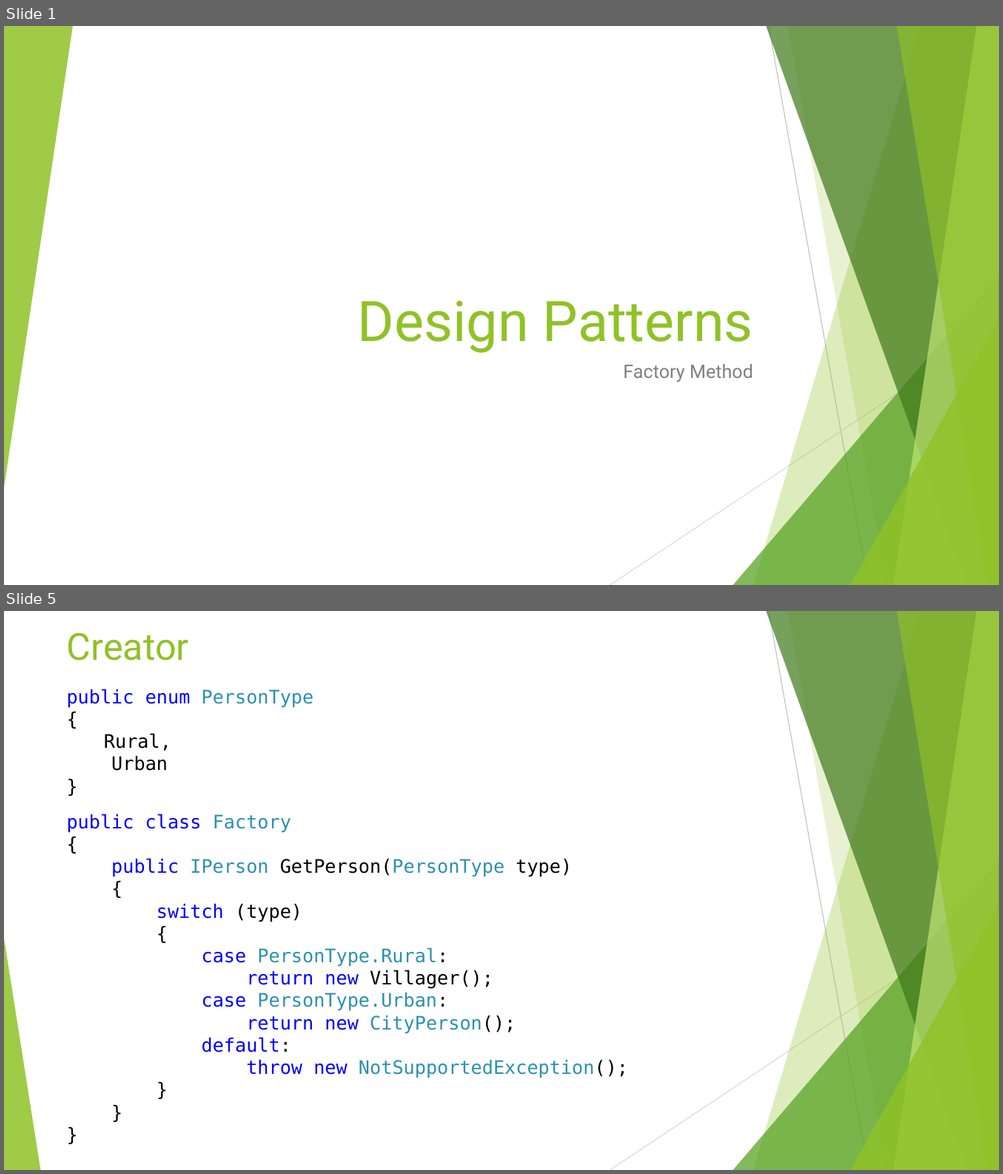
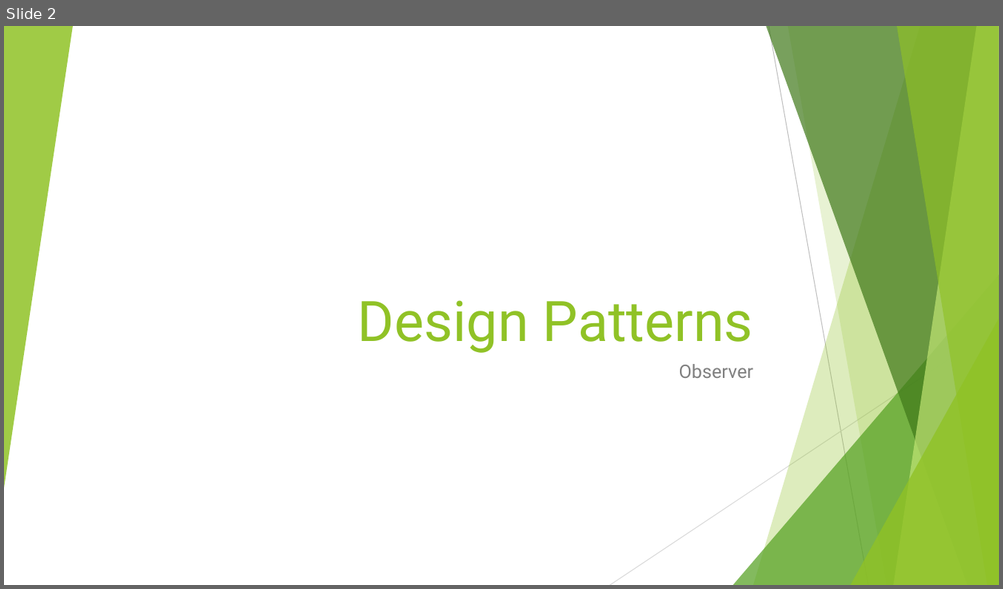
Before and after one commit to cmelende/Design-Patterns, a slide deck: Notes/Powerpoints/Observer.pptx. Shown one above the other, each under a label of ours: slides 1 and 5 before the commit, slide 2 after it; the slides between them are not shown. The pictures are 1003x1174 and 1003x589 pixels, drawn with LibreOffice and Linux fonts; fonts in the diff are those of the drawing. Boxes give left, top, right and bottom in pixels: in the first picture for what was removed or moved away, otherwise in the second. Text is boxed around its words. In the diff, an @@ line names an element or a change of style, - is before the commit and + after.

```diff
--- a/Notes/Powerpoints/Observer.pptx
+++ b/Notes/Powerpoints/Observer.pptx
@@ slide 5 removed at bbox=[4, 611, 999, 1170], background #FFFFFF; not listed: 9 template elements that a slide beside it also shows @@
@@ title removed at bbox=[67, 632, 189, 661] @@
-Creator
@@ text removed at bbox=[67, 689, 314, 771] @@
-public enum PersonType
-{
-Rural,
-Urban
-}
@@ text removed at bbox=[67, 814, 628, 1079] @@
-public class Factory
-{
-public IPerson GetPerson(PersonType type)
-{
-switch (type)
-{
-case PersonType.Rural:
-return new Villager();
-case PersonType.Urban:
-return new CityPerson();
-default:
-throw new NotSupportedException();
-}
-}
-}
@@ triangle removed at bbox=[4, 939, 40, 1170] @@
@@ what was slide 1 is now slide 2 @@
@@ slide 2 changed as well @@
@@ subtitle at bbox=[679, 364, 753, 378]: text changed @@
-Factory Method
+Observer
```
Also in this commit, not shown: 2 other slides changed, 2 slides added, 3 other slides removed.
